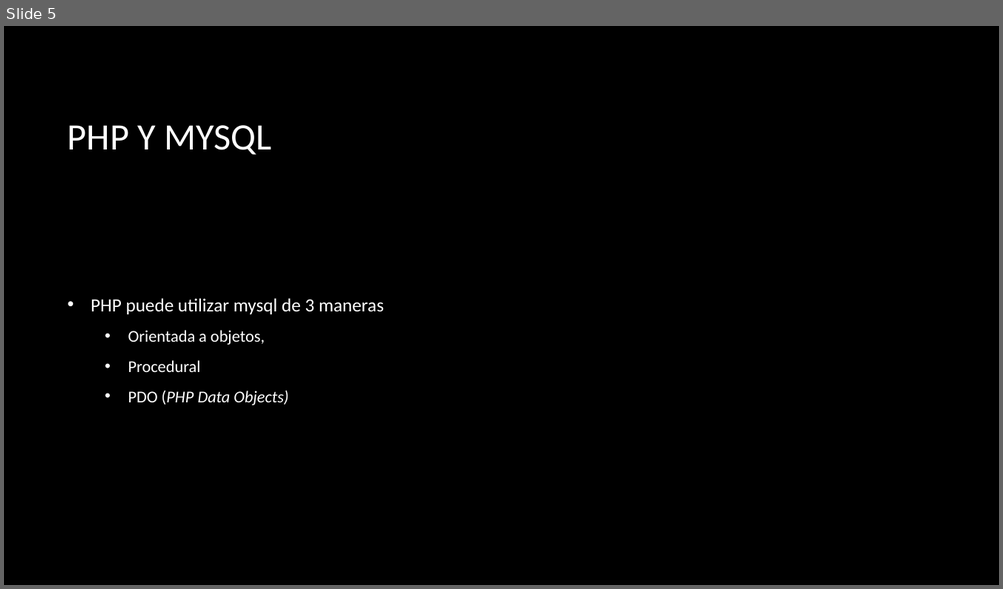
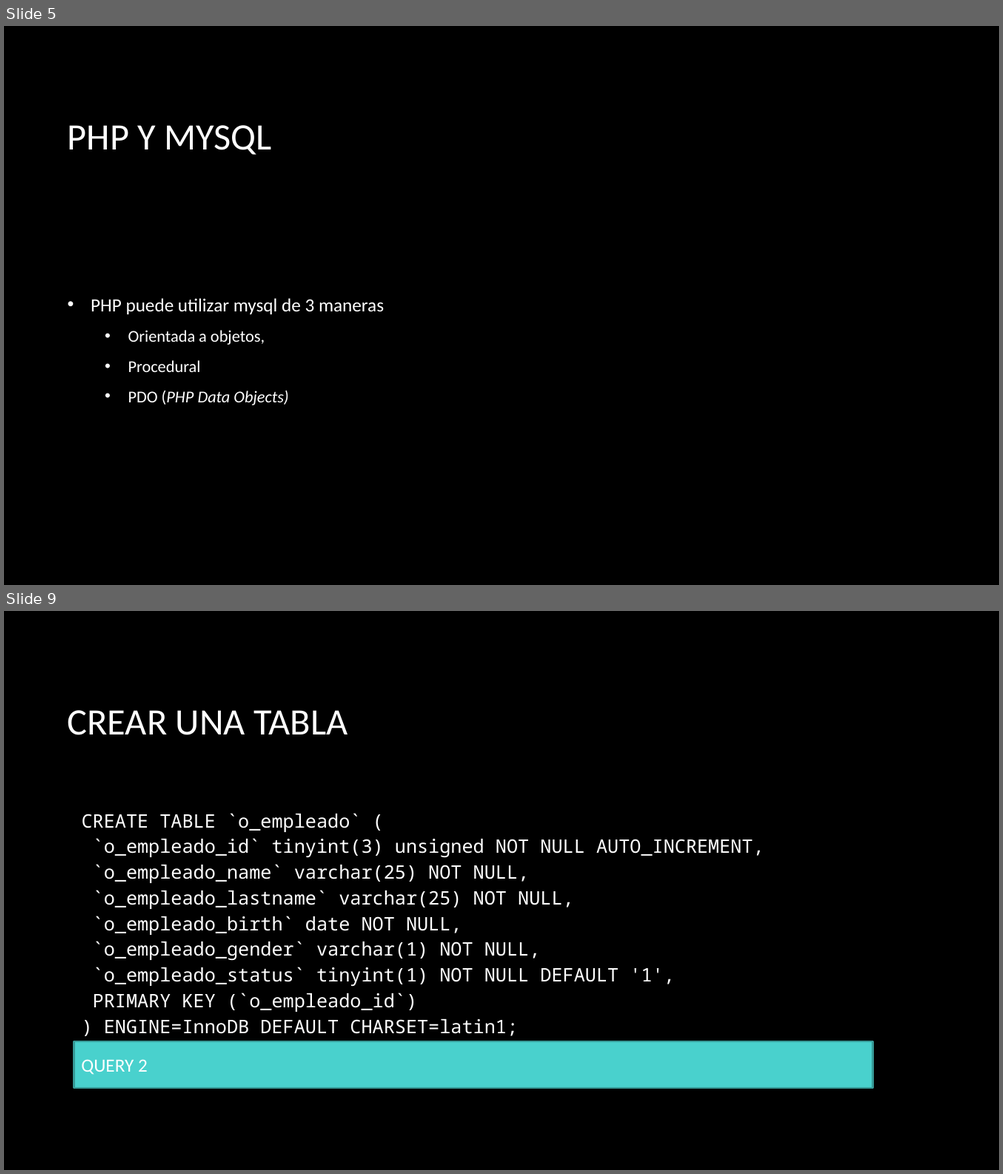
Before and after one commit to erikfer94/fromNoobToMaster, a slide deck: presentaciones/clase_2.pptx. Shown one above the other, each under a label of ours: slide 5 before the commit, slides 5 and 9 after it; the slides between them are not shown. The pictures are 1003x589 and 1003x1174 pixels, drawn with LibreOffice and Linux fonts; fonts in the diff are those of the drawing; background and template pictures are left out. Boxes give left, top, right and bottom in pixels: in the first picture for what was removed or moved away, otherwise in the second. Text is boxed around its words. In the diff, an @@ line names an element or a change of style, - is before the commit and + after.

```diff
--- a/presentaciones/clase_2.pptx
+++ b/presentaciones/clase_2.pptx
@@ slide 9 added at box(4, 611, 999, 1170), background picture (left out) @@
@@ title added at box(68, 710, 347, 735), 36 pt, text #FFFFFF @@
+CREAR UNA TABLA
@@ rectangle added at box(74, 802, 874, 1042), fill #000000, 18 pt, text #FFFFFF @@
+CREATE TABLE `o_empleado` (
+`o_empleado_id` tinyint(3) unsigned NOT NULL AUTO_INCREMENT,
+`o_empleado_name` varchar(25) NOT NULL,
+`o_empleado_lastname` varchar(25) NOT NULL,
+`o_empleado_birth` date NOT NULL,
+`o_empleado_gender` varchar(1) NOT NULL,
+`o_empleado_status` tinyint(1) NOT NULL DEFAULT '1',
+PRIMARY KEY (`o_empleado_id`)
+) ENGINE=InnoDB DEFAULT CHARSET=latin1;
@@ rectangle added at box(74, 1042, 874, 1088), fill #49D1CD, outline #369B98 1.5 pt, 18 pt, text #FFFFFF @@
+QUERY 2
```
Also in this commit, not shown: 3 slides changed, 19 other slides added, 8 other files.
